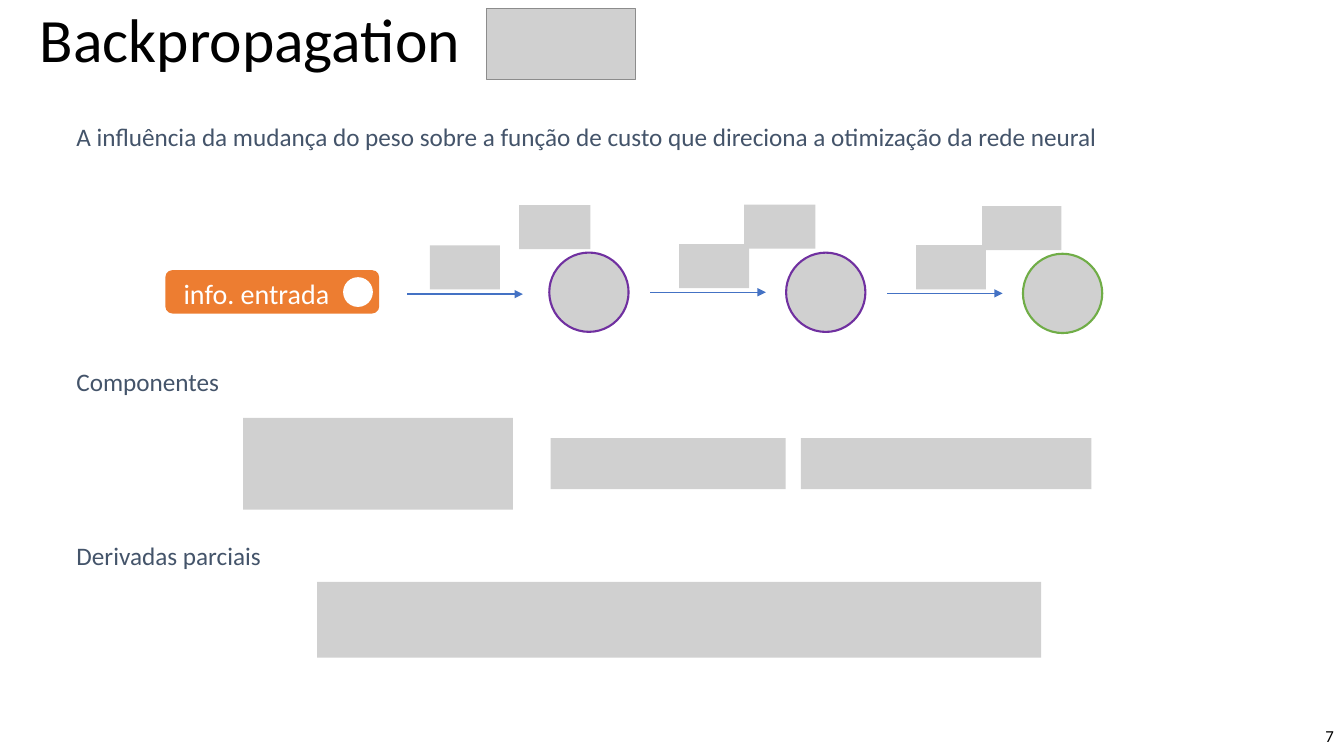
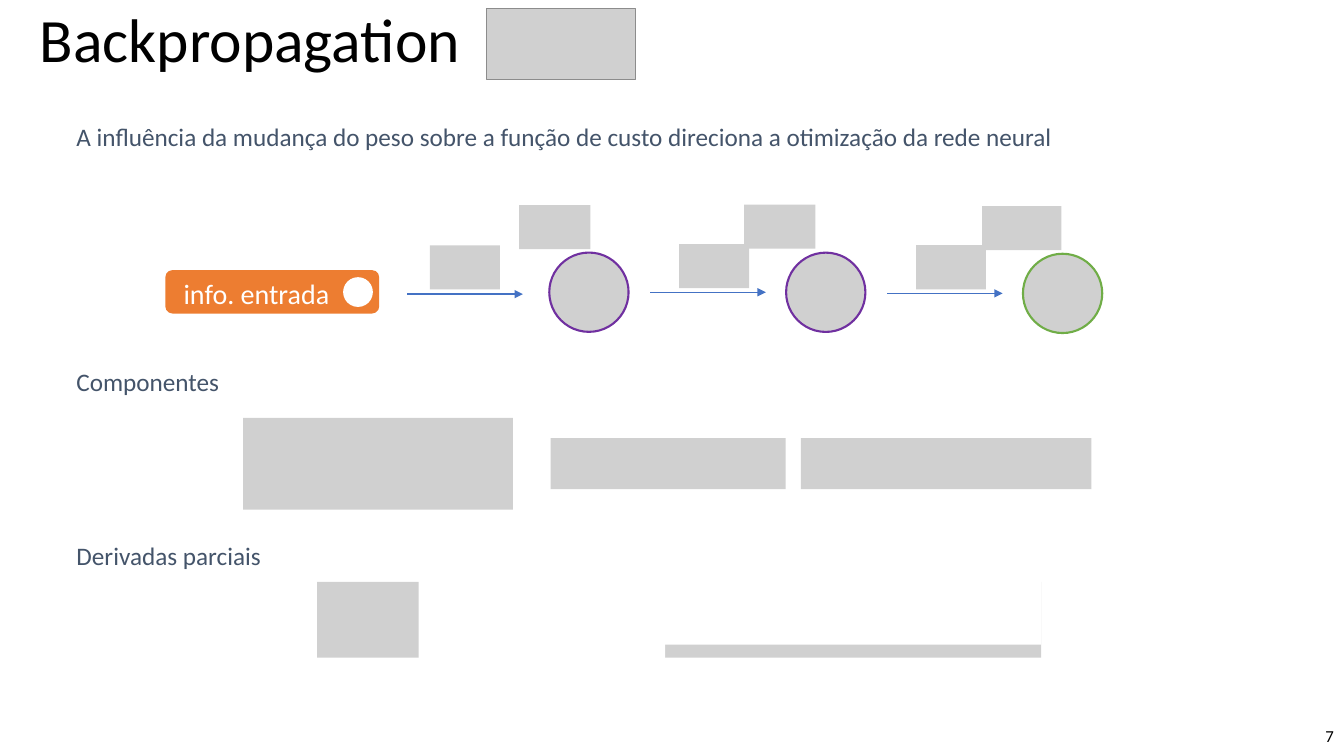
Before and after one commit to lucasbruscato/data-science-study, a slide deck: slide 7 of Presentations/2018-12-07 - Redes Neurais Hands On/Redes Neurais Hands On.pptx. Drawn at 1344x756 pixels with LibreOffice and Linux fonts; fonts in the diff are those of the drawing; grey boxes stand for pictures; background and template pictures are left out. Boxes give left, top, right and bottom in pixels: in the first picture for what was removed or moved away, otherwise in the second. Text is boxed around its words. In the diff, an @@ line names an element or a change of style, - is before the commit and + after.

```diff
--- a/Presentations/2018-12-07 - Redes Neurais Hands On/Redes Neurais Hands On.pptx
+++ b/Presentations/2018-12-07 - Redes Neurais Hands On/Redes Neurais Hands On.pptx
@@ text at [76, 128, 1051, 150]: text changed @@
-A influência da mudança do peso sobre a função de custo que direciona a otimização da rede neural
+A influência da mudança do peso sobre a função de custo direciona a otimização da rede neural
@@ rectangle added at [665, 564, 1042, 645], fill #FFFFFF @@
@@ rectangle added at [418, 572, 665, 679], fill #FFFFFF @@
```
Also in this commit, not shown: 1 other slide changed, 18 other files.
